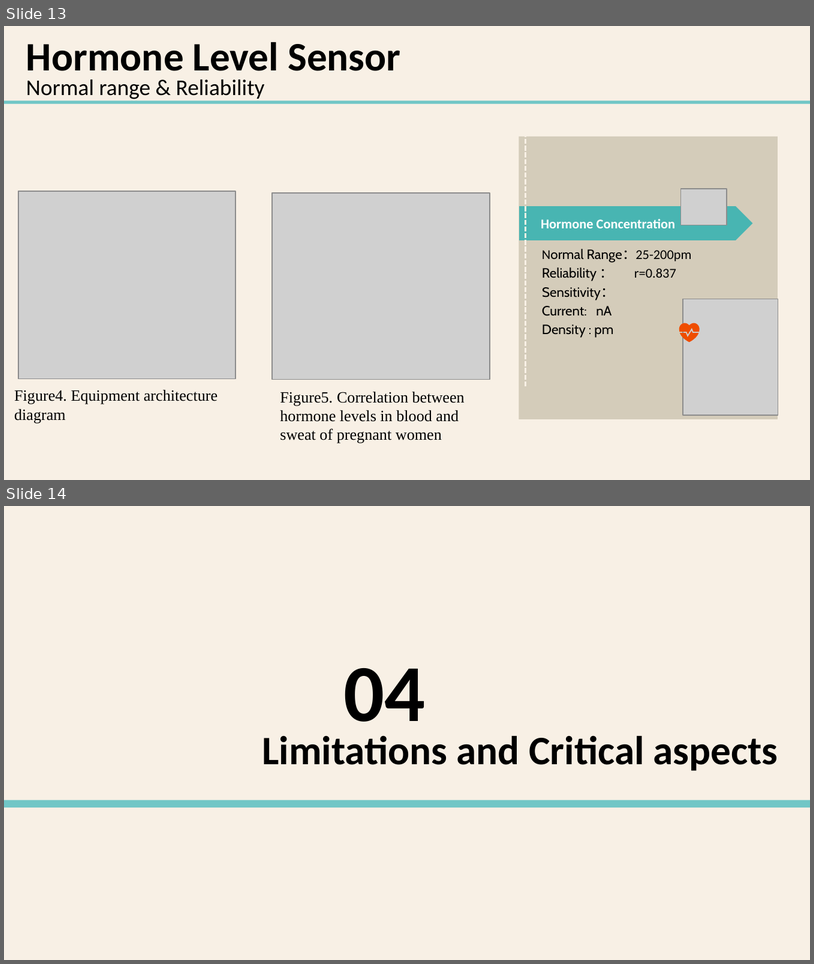
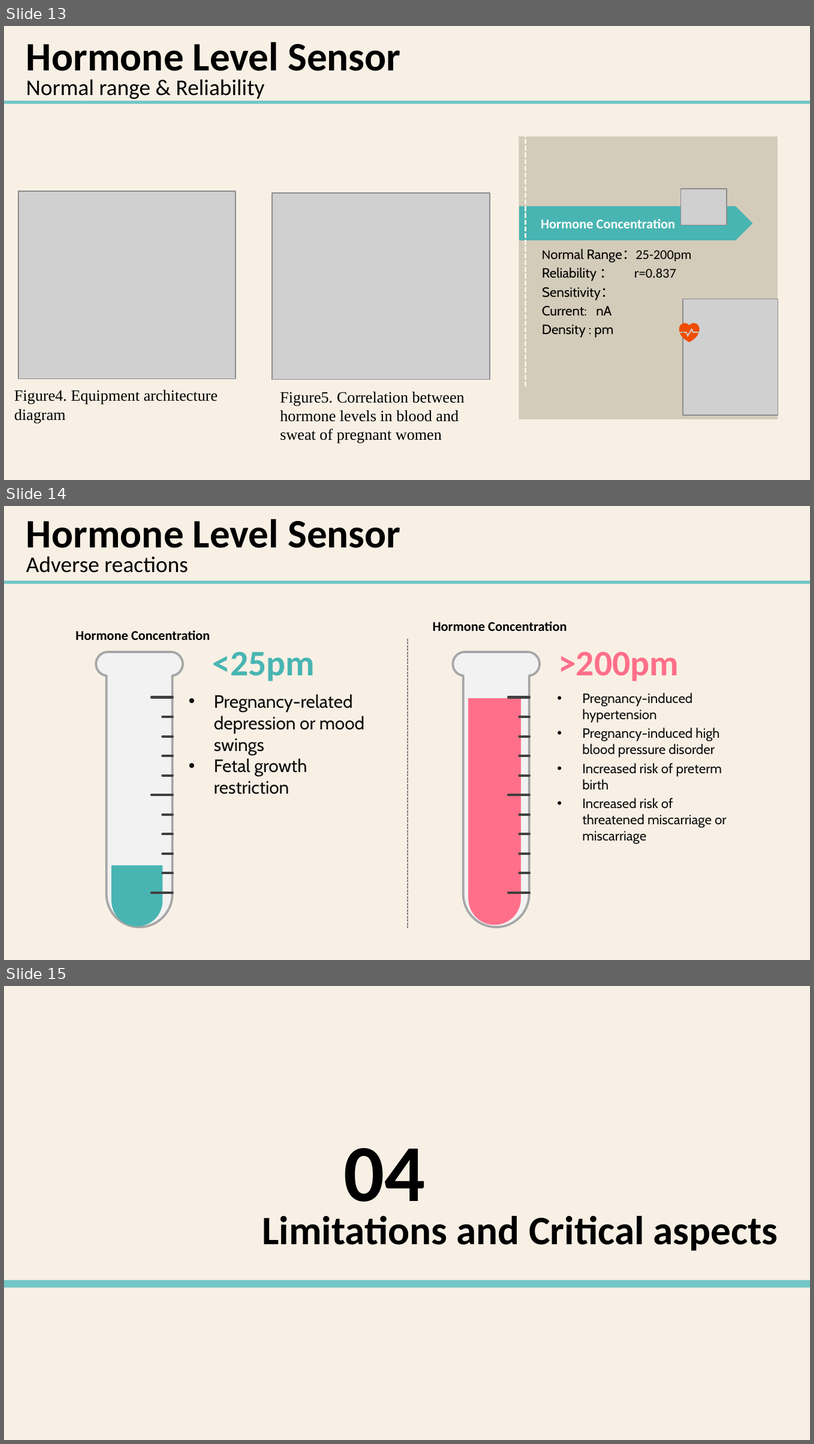
Before and after one commit to JannLeo/Summary-of-learning-experience, a slide deck: master/Medical Electronics and E-Health/pre/ppt/group27_pre_final.pptx. Shown one above the other, each under a label of ours: slides 13 and 14 before the commit, slides 13, 14 and 15 after it. The pictures are 814x964 and 814x1444 pixels, drawn with LibreOffice and Linux fonts; fonts in the diff are those of the drawing; grey boxes stand for pictures; background and template pictures are left out. Boxes give left, top, right and bottom in pixels: in the first picture for what was removed or moved away, otherwise in the second. Text is boxed around its words. In the diff, an @@ line names an element or a change of style, - is before the commit and + after.

Commit message:
autopush

```diff
--- a/master/Medical Electronics and E-Health/pre/ppt/group27_pre_final.pptx
+++ b/master/Medical Electronics and E-Health/pre/ppt/group27_pre_final.pptx
@@ slide 14 added at (x1=4, y1=506, x2=810, y2=960), background #FFFFFF; not listed: 2 template elements that a slide beside it also shows @@
@@ text added at (x1=26, y1=519, x2=401, y2=557), 36 pt, text #000000, bold @@
+Hormone Level Sensor
@@ text added at (x1=26, y1=556, x2=188, y2=573), 20 pt, text #000000 @@
+Adverse reactions
@@ text added at (x1=75, y1=630, x2=210, y2=640), 12 pt, text #000000, bold @@
+Hormone Concentration
@@ text added at (x1=433, y1=621, x2=567, y2=631), 12 pt, text #000000, bold @@
+Hormone Concentration
@@ line added from (408, 638) to (408, 928), #808080 0.75 pt dashed @@
@@ freeform shape added at (x1=96, y1=652, x2=183, y2=927), fill #F2F2F2, outline #A6A6A6 2 pt @@
@@ text added at (x1=213, y1=652, x2=315, y2=681), 32 pt, text #48B5B2, bold @@
+<25pm
@@ freeform shape added at (x1=453, y1=652, x2=540, y2=927), fill #F2F2F2, outline #A6A6A6 2 pt @@
@@ text added at (x1=558, y1=652, x2=679, y2=681), 32 pt, text #FF6F89, bold @@
+>200pm
@@ text added at (x1=214, y1=694, x2=365, y2=794), 16 pt, text #0D0D0D @@
+• Pregnancy-related depression or mood swings
+• Fetal growth restriction
@@ round same rect added at (x1=468, y1=698, x2=521, y2=925), fill #FF6F89 @@
@@ text added at (x1=582, y1=693, x2=726, y2=844), 12 pt, text #0D0D0D @@
+• Pregnancy-induced hypertension
+• Pregnancy-induced high blood pressure disorder
+• Increased risk of preterm birth
+• Increased risk of threatened miscarriage or miscarriage
@@ round same rect added at (x1=111, y1=865, x2=162, y2=926), fill #48B5B2 @@
@@ group added at (x1=152, y1=697, x2=173, y2=892): 11 lines @@
@@ group added at (x1=509, y1=697, x2=530, y2=892): 11 lines @@
@@ what was slide 14 is now slide 15 @@
```
